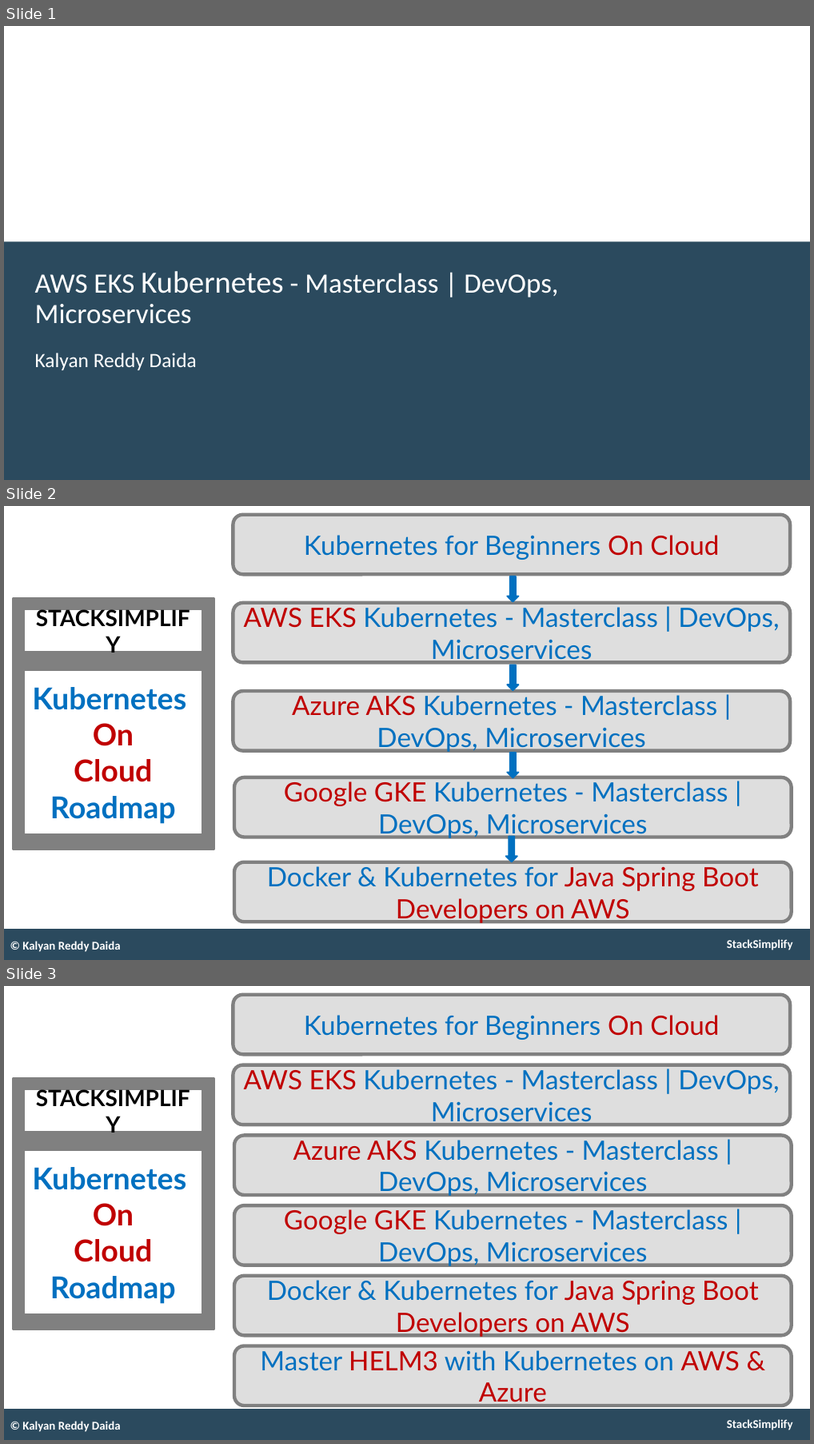
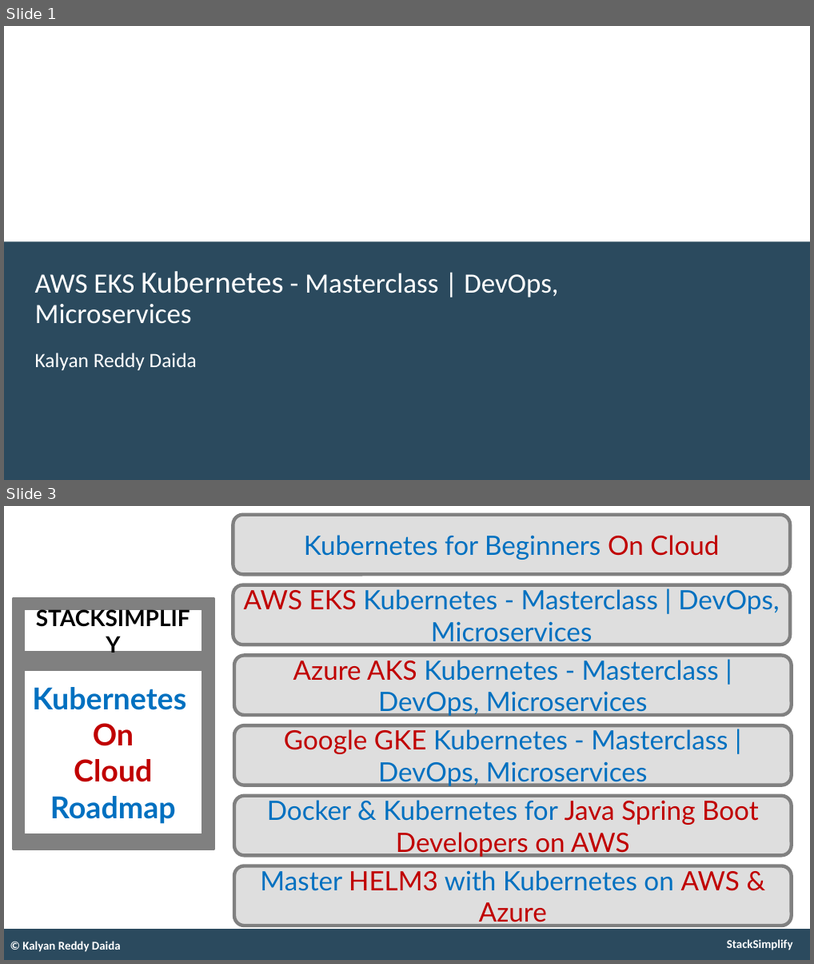
Before and after one commit to talvionyx/aws-eks-kubernetes-masterclass, a slide deck: presentation/AWS-Fargate-and-EKS-Masterclass.pptx. Shown one above the other, each under a label of ours: slides 1, 2 and 3 before the commit, slides 1 and 3 after it; the slides between them are not shown. The pictures are 814x1444 and 814x964 pixels, drawn with LibreOffice and Linux fonts; fonts in the diff are those of the drawing. Boxes give left, top, right and bottom in pixels: in the first picture for what was removed or moved away, otherwise in the second. Text is boxed around its words. In the diff, an @@ line names an element or a change of style, - is before the commit and + after.

Commit message:
Welcome to Stack Simplify

```diff
--- a/presentation/AWS-Fargate-and-EKS-Masterclass.pptx
+++ b/presentation/AWS-Fargate-and-EKS-Masterclass.pptx
@@ slide 2 removed at [4,506,810,960], background #FFFFFF; not listed: 2 template elements that a slide beside it also shows @@
@@ rounded rectangle removed at [234,515,790,574] @@
-Kubernetes for Beginners On Cloud
@@ down arrow removed at [507,576,519,602] @@
@@ rectangle removed at [13,598,214,848] @@
@@ rectangle removed at [24,610,202,652] @@
-STACKSIMPLIFY
@@ rounded rectangle removed at [234,603,790,662] @@
-AWS EKS Kubernetes - Masterclass | DevOps, Microservices
@@ rectangle removed at [24,670,202,834] @@
-Kubernetes
-On
-Cloud
-Roadmap
@@ down arrow removed at [507,664,519,691] @@
@@ rounded rectangle removed at [234,691,790,751] @@
-Azure AKS Kubernetes - Masterclass | DevOps, Microservices
@@ down arrow removed at [507,752,519,778] @@
@@ rounded rectangle removed at [234,777,792,836] @@
-Google GKE Kubernetes - Masterclass | DevOps, Microservices
@@ down arrow removed at [506,836,518,862] @@
@@ rounded rectangle removed at [234,862,792,921] @@
-Docker & Kubernetes for Java Spring Boot Developers on AWS
@@ text removed at [22,940,121,952] @@
-© Kalyan Reddy Daida
```
Also in this commit, not shown: 2 slides added, 6 other files.
